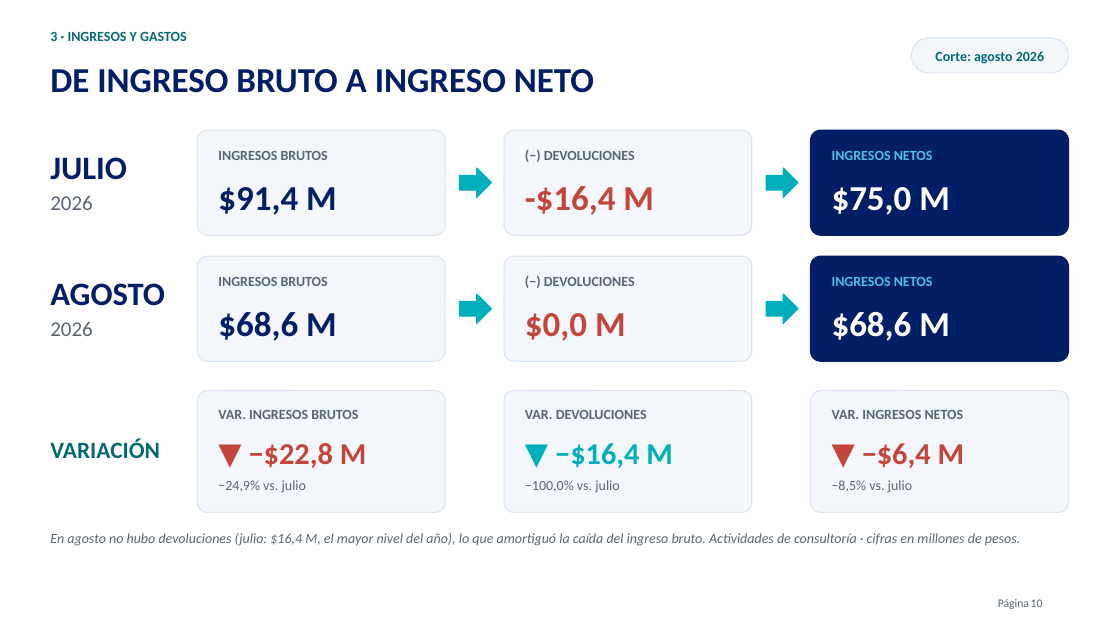
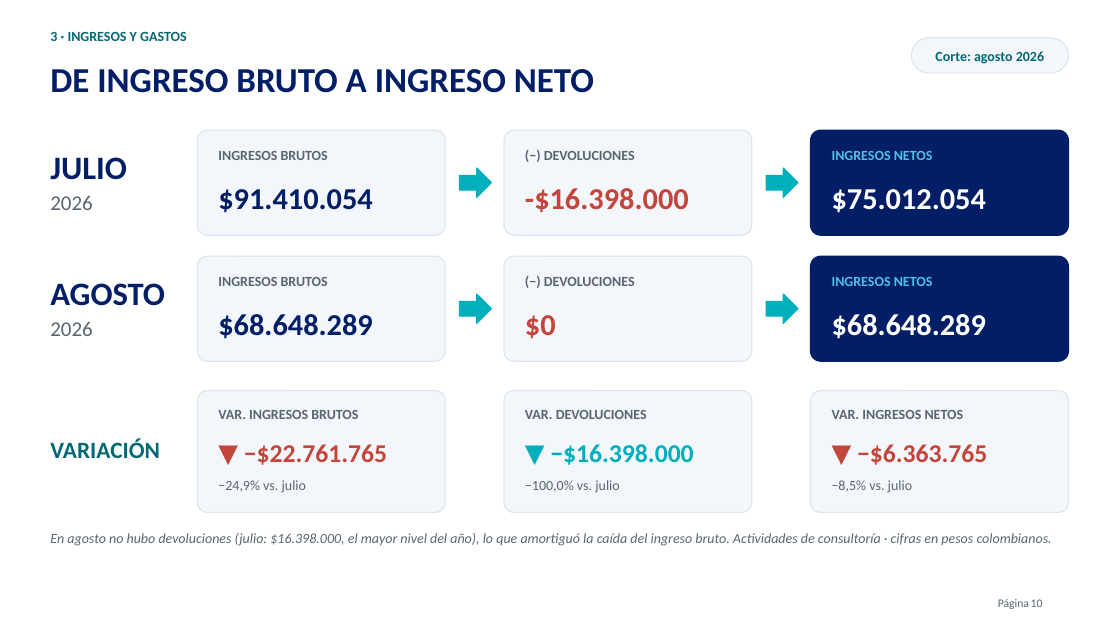
Before and after one commit to FAFAPAPARORO/MACROS-Y-PRESENTACIONES, a slide deck: slide 10 of presentaciones/juridica/Analisis_Financiero_Juridica_Agosto_2026.pptx. Drawn at 1120x630 pixels with LibreOffice and Linux fonts; fonts in the diff are those of the drawing; background and template pictures are left out. Boxes give left, top, right and bottom in pixels: in the first picture for what was removed or moved away, otherwise in the second. Text is boxed around its words. In the diff, an @@ line names an element or a change of style, - is before the commit and + after.

```diff
--- a/presentaciones/juridica/Analisis_Financiero_Juridica_Agosto_2026.pptx
+++ b/presentaciones/juridica/Analisis_Financiero_Juridica_Agosto_2026.pptx
@@ text at [218, 189, 372, 213]: text changed; size 30 to 26 pt @@
-$91,4 M
+$91.410.054
@@ text at [525, 188, 689, 213]: text changed; size 30 to 26 pt @@
--$16,4 M
+-$16.398.000
@@ text at [832, 189, 986, 213]: text changed; size 30 to 26 pt @@
-$75,0 M
+$75.012.054
@@ text at [218, 314, 372, 339]: text changed; size 30 to 26 pt @@
-$68,6 M
+$68.648.289
@@ text at [525, 315, 556, 339]: text changed; size 30 to 26 pt @@
-$0,0 M
+$0
@@ text at [832, 314, 986, 339]: text changed; size 30 to 26 pt @@
-$68,6 M
+$68.648.289
@@ text at [244, 444, 387, 465]: text changed; size 26 to 22 pt @@
-▼ −$22,8 M
+▼ −$22.761.765
@@ text at [550, 444, 693, 465]: text changed; size 26 to 22 pt @@
-▼ −$16,4 M
+▼ −$16.398.000
@@ text at [857, 444, 987, 465]: text changed; size 26 to 22 pt @@
-▼ −$6,4 M
+▼ −$6.363.765
@@ text at [50, 533, 1052, 546]: text changed @@
-En agosto no hubo devoluciones (julio: $16,4 M, el mayor nivel del año), lo que amortiguó la caída del ingreso bruto. Actividades de consultoría · cifras en millones de pesos.
+En agosto no hubo devoluciones (julio: $16.398.000, el mayor nivel del año), lo que amortiguó la caída del ingreso bruto. Actividades de consultoría · cifras en pesos colombianos.
```
Also in this commit, not shown: 8 other slides changed, 1 other file.
